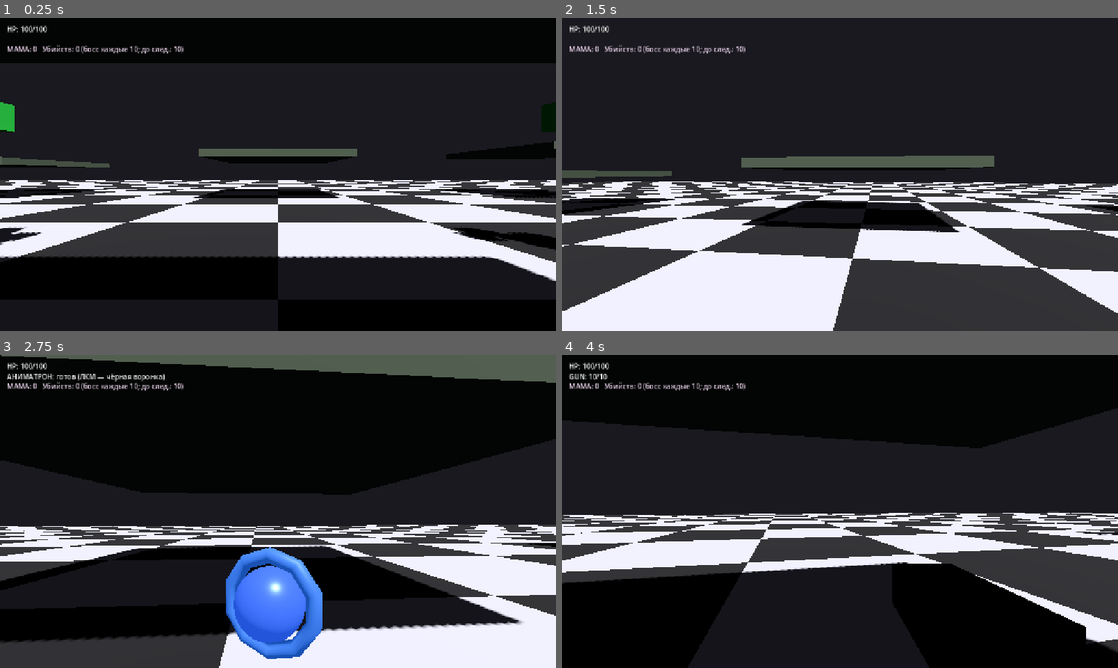
Above: before the commit, frames 1-4 (two rows, left to right).
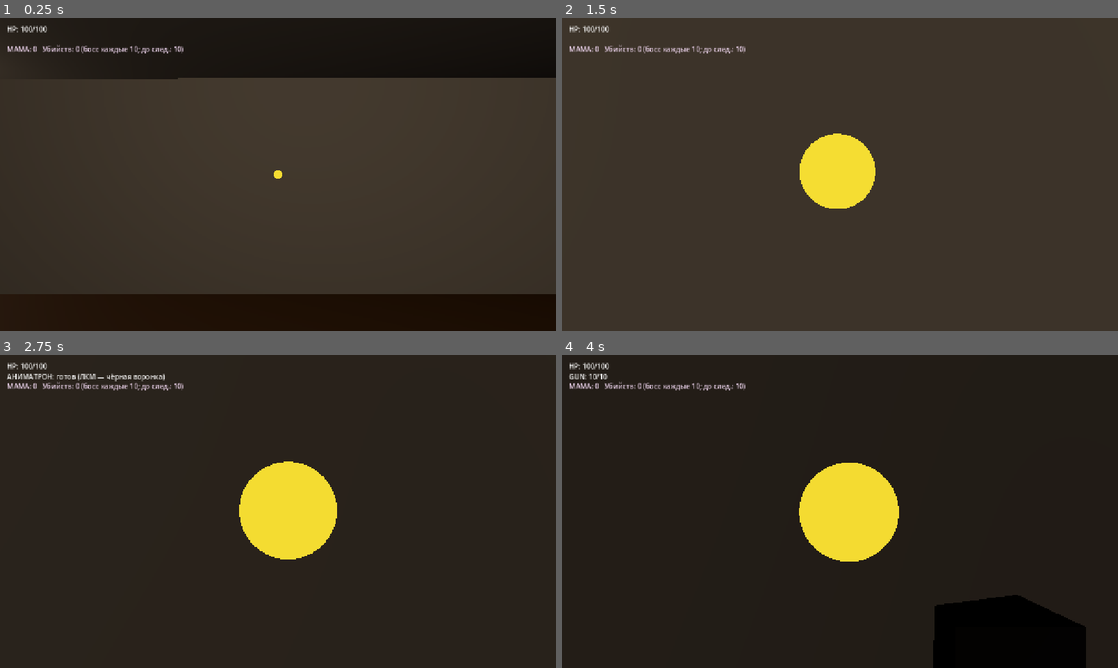
Above: after the commit, the same moments.

Repository: radomirsky/190K-G.O.P
Game: Godot game, scene res://main.tscn
Two runs of this game, one before a commit and one after it. Both use one fixed random seed, a clock stepped at 60 frames per second and the inputs below.
Inputs (mouse positions are in pixels of both pictures, inside the frame that each line leads up to):
- Up to frame 1 (0.25 s): no input
- Up to frame 2 (1.5 s): tap Enter at 0.5 s; move the mouse to (867, 174) at 0.52 s; hold W from 0.53 s (still down); tap E at 0.6 s; click (867, 174) at 0.67 s; tap Space at 0.77 s; move the mouse to (812, 174) at 1.27 s; tap Shift at 1.35 s
- Up to frame 3 (2.75 s): keep holding W; tap Space at 1.52 s; move the mouse to (289, 505) at 2.02 s; tap 1 at 2.1 s
- Up to frame 4 (4 s): keep holding W; move the mouse to (834, 517) at 2.77 s; tap 2 at 2.85 s; click (834, 517) at 2.92 s; tap Space at 3.02, 3.77 s; move the mouse to (878, 514) at 3.52 s; tap 3 at 3.6 s

The runs differ from the first frame. In frame 1, 69% of the frame differs, in the area x 0-100%, y 0-100%; in frame 2, 77%; in frame 3, 78%; in frame 4, 60%.

Commit message:
Особняк: генерация уровня, грузовик, спавн врагов в интерьере
Made-with: Cursor

Diff:
--- a/enemy.gd
+++ b/enemy.gd
@@ -524,6 +524,14 @@
 	_take_hit(damage)
 
 
+func take_truck_hit(damage: int) -> void:
+	if _dead:
+		return
+	if damage < 1:
+		damage = 1
+	_take_hit(damage)
+
+
 func _take_hit(amount: int = 1) -> void:
 	if _dead:
 		return
--- a/enemy_spawner.gd
+++ b/enemy_spawner.gd
@@ -6,8 +6,8 @@
 @export var spawn_every_sec: float = 1.25
 @export var max_alive: int = 12
 
-@export var spawn_radius_min: float = 10.0
-@export var spawn_radius_max: float = 18.0
+@export var spawn_radius_min: float = 4.0
+@export var spawn_radius_max: float = 12.0
 @export var spawn_height: float = 1.25
 @export var snap_floor_ray_up: float = 10.0
 @export var snap_floor_ray_down: float = 50.0
@@ -48,7 +48,7 @@
 	flat.y = 0.0
 	if flat.length_squared() < 0.001:
 		flat = Vector3(0.0, 0.0, -1.0)
-	flat = flat.normalized() * 16.0
+	flat = flat.normalized() * 11.0
 	var want := _player.global_position + flat + Vector3(0.0, spawn_height, 0.0)
 	var base := _snap_to_floor(want)
 	b.global_position = base + Vector3.UP * spawn_height
--- a/main.tscn
+++ b/main.tscn
@@ -1,29 +1,16 @@
-[gd_scene load_steps=15 format=3 uid="uid://cfmf2gvwovbox"]
+[gd_scene load_steps=12 format=3 uid="uid://cfmf2gvwovbox"]
 
 [ext_resource type="Script" uid="uid://ccxh1c7bxjs0h" path="res://player.gd" id="1_player"]
-[ext_resource type="Shader" path="res://floor_checker.gdshader" id="2_floor_shader"]
 [ext_resource type="Script" path="res://throwable_break.gd" id="3_throw_break"]
-[ext_resource type="PackedScene" path="res://enemy.tscn" id="4_enemy"]
+[ext_resource type="PackedScene" uid="uid://d0o6y1j1nauqa" path="res://enemy.tscn" id="4_enemy"]
 [ext_resource type="Script" path="res://enemy_spawner.gd" id="5_enemy_spawner"]
-[ext_resource type="PackedScene" path="res://world_shop.tscn" id="6_world_shop"]
+[ext_resource type="PackedScene" uid="uid://c8worldshop01" path="res://world_shop.tscn" id="6_world_shop"]
+[ext_resource type="Script" path="res://mansion_builder.gd" id="7_mansion"]
+[ext_resource type="PackedScene" uid="uid://dq8mansiontruck01" path="res://truck.tscn" id="8_truck"]
 
 [sub_resource type="Environment" id="Environment_main"]
 background_mode = 1
-background_color = Color(0.1, 0.1, 0.12, 1)
-
-[sub_resource type="BoxMesh" id="BoxMesh_floor"]
-size = Vector3(120, 0.25, 120)
-
-[sub_resource type="ShaderMaterial" id="ShaderMaterial_floor"]
-render_priority = 0
-shader = ExtResource("2_floor_shader")
-shader_parameter/cell_size = 4.0
-shader_parameter/color_dark = Color(0.14, 0.14, 0.16, 1)
-shader_parameter/color_light = Color(0.86, 0.86, 0.9, 1)
-shader_parameter/roughness = 0.92
-
-[sub_resource type="BoxShape3D" id="BoxShape3D_floor"]
-size = Vector3(120, 0.25, 120)
+background_color = Color(0.06, 0.055, 0.07, 1)
 
 [sub_resource type="BoxMesh" id="BoxMesh_cube"]
 
@@ -36,144 +23,30 @@
 radius = 0.35
 height = 1.05
 
-[sub_resource type="BoxMesh" id="BoxMesh_platform"]
-size = Vector3(8, 0.35, 8)
+[node name="Main" type="Node3D"]
 
-[sub_resource type="BoxShape3D" id="BoxShape3D_platform"]
-size = Vector3(8, 0.35, 8)
-
-[sub_resource type="StandardMaterial3D" id="StandardMaterial3D_platform"]
-albedo_color = Color(0.4, 0.46, 0.38, 1)
-
-[node name="Main" type="Node3D" unique_id=1291999323]
-
-[node name="WorldEnvironment" type="WorldEnvironment" parent="." unique_id=1258990413]
+[node name="WorldEnvironment" type="WorldEnvironment" parent="."]
 environment = SubResource("Environment_main")
 
-[node name="DirectionalLight3D" type="DirectionalLight3D" parent="." unique_id=657235490]
-transform = Transform3D(0.866025, -0.433013, 0.25, 0, 0.5, 0.866025, -0.5, -0.75, 0.433013, 2, 6, 3)
-light_energy = 1.15
+[node name="DirectionalLight3D" type="DirectionalLight3D" parent="."]
+transform = Transform3D(0.866025, -0.433013, 0.25, 0, 0.5, 0.866025, -0.5, -0.75, 0.433013, 4, 11, 8)
+light_energy = 1.05
 shadow_enabled = true
 
-[node name="FillLight" type="OmniLight3D" parent="." unique_id=492640163]
-transform = Transform3D(1, 0, 0, 0, 1, 0, 0, 0, 1, -2.5, 2.5, 2)
-light_color = Color(0.85, 0.9, 1, 1)
-light_energy = 0.35
+[node name="Mansion" type="Node3D" parent="."]
+script = ExtResource("7_mansion")
 
-[node name="Floor" type="StaticBody3D" parent="." unique_id=946922387]
-transform = Transform3D(1, 0, 0, 0, 1, 0, 0, 0, 1, 0, -0.125, 0)
-
-[node name="MeshInstance3D" type="MeshInstance3D" parent="Floor" unique_id=917887440]
-mesh = SubResource("BoxMesh_floor")
-surface_material_override/0 = SubResource("ShaderMaterial_floor")
-
-[node name="CollisionShape3D" type="CollisionShape3D" parent="Floor" unique_id=887709493]
-shape = SubResource("BoxShape3D_floor")
-
-[node name="Platforms" type="Node3D" parent="."]
-
-[node name="Platform1" type="StaticBody3D" parent="Platforms"]
-transform = Transform3D(1, 0, 0, 0, 1, 0, 0, 0, 1, -18, 1.975, -18)
-
-[node name="MeshInstance3D" type="MeshInstance3D" parent="Platforms/Platform1"]
-mesh = SubResource("BoxMesh_platform")
-surface_material_override/0 = SubResource("StandardMaterial3D_platform")
-
-[node name="CollisionShape3D" type="CollisionShape3D" parent="Platforms/Platform1"]
-shape = SubResource("BoxShape3D_platform")
-
-[node name="Platform2" type="StaticBody3D" parent="Platforms"]
-transform = Transform3D(1, 0, 0, 0, 1, 0, 0, 0, 1, 0, 2.375, -18)
-
-[node name="MeshInstance3D" type="MeshInstance3D" parent="Platforms/Platform2"]
-mesh = SubResource("BoxMesh_platform")
-surface_material_override/0 = SubResource("StandardMaterial3D_platform")
-
-[node name="CollisionShape3D" type="CollisionShape3D" parent="Platforms/Platform2"]
-shape = SubResource("BoxShape3D_platform")
-
-[node name="Platform3" type="StaticBody3D" parent="Platforms"]
-transform = Transform3D(1, 0, 0, 0, 1, 0, 0, 0, 1, 18, 2.775, -18)
-
-[node name="MeshInstance3D" type="MeshInstance3D" parent="Platforms/Platform3"]
-mesh = SubResource("BoxMesh_platform")
-surface_material_override/0 = SubResource("StandardMaterial3D_platform")
-
-[node name="CollisionShape3D" type="CollisionShape3D" parent="Platforms/Platform3"]
-shape = SubResource("BoxShape3D_platform")
-
-[node name="Platform4" type="StaticBody3D" parent="Platforms"]
-transform = Transform3D(1, 0, 0, 0, 1, 0, 0, 0, 1, -18, 3.175, 0)
-
-[node name="MeshInstance3D" type="MeshInstance3D" parent="Platforms/Platform4"]
-mesh = SubResource("BoxMesh_platform")
-surface_material_override/0 = SubResource("StandardMaterial3D_platform")
-
-[node name="CollisionShape3D" type="CollisionShape3D" parent="Platforms/Platform4"]
-shape = SubResource("BoxShape3D_platform")
-
-[node name="Platform5" type="StaticBody3D" parent="Platforms"]
-transform = Transform3D(1, 0, 0, 0, 1, 0, 0, 0, 1, 0, 2.575, 0)
-
-[node name="MeshInstance3D" type="MeshInstance3D" parent="Platforms/Platform5"]
-mesh = SubResource("BoxMesh_platform")
-surface_material_override/0 = SubResource("StandardMaterial3D_platform")
-
-[node name="CollisionShape3D" type="CollisionShape3D" parent="Platforms/Platform5"]
-shape = SubResource("BoxShape3D_platform")
-
-[node name="Platform6" type="StaticBody3D" parent="Platforms"]
-transform = Transform3D(1, 0, 0, 0, 1, 0, 0, 0, 1, 18, 3.375, 0)
-
-[node name="MeshInstance3D" type="MeshInstance3D" parent="Platforms/Platform6"]
-mesh = SubResource("BoxMesh_platform")
-surface_material_override/0 = SubResource("StandardMaterial3D_platform")
-
-[node name="CollisionShape3D" type="CollisionShape3D" parent="Platforms/Platform6"]
-shape = SubResource("BoxShape3D_platform")
-
-[node name="Platform7" type="StaticBody3D" parent="Platforms"]
-transform = Transform3D(1, 0, 0, 0, 1, 0, 0, 0, 1, -18, 1.775, 18)
-
-[node name="MeshInstance3D" type="MeshInstance3D" parent="Platforms/Platform7"]
-mesh = SubResource("BoxMesh_platform")
-surface_material_override/0 = SubResource("StandardMaterial3D_platform")
-
-[node name="CollisionShape3D" type="CollisionShape3D" parent="Platforms/Platform7"]
-shape = SubResource("BoxShape3D_platform")
-
-[node name="Platform8" type="StaticBody3D" parent="Platforms"]
-transform = Transform3D(1, 0, 0, 0, 1, 0, 0, 0, 1, 0, 2.975, 18)
-
-[node name="MeshInstance3D" type="MeshInstance3D" parent="Platforms/Platform8"]
-mesh = SubResource("BoxMesh_platform")
-surface_material_override/0 = SubResource("StandardMaterial3D_platform")
-
-[node name="CollisionShape3D" type="CollisionShape3D" parent="Platforms/Platform8"]
-shape = SubResource("BoxShape3D_platform")
-
-[node name="Platform9" type="StaticBody3D" parent="Platforms"]
-transform = Transform3D(1, 0, 0, 0, 1, 0, 0, 0, 1, 18, 3.575, 18)
-
-[node name="MeshInstance3D" type="MeshInstance3D" parent="Platforms/Platform9"]
-mesh = SubResource("BoxMesh_platform")
-surface_material_override/0 = SubResource("StandardMaterial3D_platform")
-
-[node name="CollisionShape3D" type="CollisionShape3D" parent="Platforms/Platform9"]
-shape = SubResource("BoxShape3D_platform")
-
-[node name="Cube" type="RigidBody3D" parent="." unique_id=1848117914 groups=["throwable"]]
-transform = Transform3D(1, 0, 0, 0, 1, 0, 0, 0, 1, 0, 0.5, 1.5)
+[node name="Cube" type="RigidBody3D" parent="." groups=["throwable"]]
+transform = Transform3D(1, 0, 0, 0, 1, 0, 0, 0, 1, 10, 0.55, -7)
 mass = 0.85
 continuous_cd = true
 script = ExtResource("3_throw_break")
 
-[node name="MeshInstance3D" type="MeshInstance3D" parent="Cube" unique_id=376096829]
-transform = Transform3D(0.9999069, -0.006378199, -0.012063327, 0.006303191, 0.99996066, -0.0062472513, 0.012102689, 0.006170652, 0.99990773, 0, 0, 0)
+[node name="MeshInstance3D" type="MeshInstance3D" parent="Cube"]
 mesh = SubResource("BoxMesh_cube")
 surface_material_override/0 = SubResource("StandardMaterial3D_cube")
 
-[node name="CollisionShape3D" type="CollisionShape3D" parent="Cube" unique_id=499372881]
+[node name="CollisionShape3D" type="CollisionShape3D" parent="Cube"]
 shape = SubResource("BoxShape3D_cube")
 
 [node name="BrickLabel" type="Label3D" parent="Cube"]
@@ -185,37 +58,40 @@
 outline_modulate = Color(0.04, 0.05, 0.1, 0.92)
 modulate = Color(1, 0.93, 0.76, 1)
 
-[node name="Player" type="CharacterBody3D" parent="." unique_id=2126005513]
-transform = Transform3D(1, 0, 0, 0, 1, 0, 0, 0, 1, 0, 0.05, -1.5)
+[node name="Truck" parent="." instance=ExtResource("8_truck")]
+transform = Transform3D(-1, 0, -8.74228e-08, 0, 1, 0, 8.74228e-08, 0, -1, 0, 0.85, 11)
+
+[node name="Player" type="CharacterBody3D" parent="."]
+transform = Transform3D(1, 0, 0, 0, 1, 0, 0, 0, 1, 0, 0.55, -2)
 floor_snap_length = 0.12
 script = ExtResource("1_player")
 
-[node name="CollisionShape3D" type="CollisionShape3D" parent="Player" unique_id=759851440]
+[node name="CollisionShape3D" type="CollisionShape3D" parent="Player"]
 transform = Transform3D(1, 0, 0, 0, 1, 0, 0, 0, 1, 0, 0.875, 0)
 shape = SubResource("CapsuleShape3D_player")
 
-[node name="CameraPivot" type="Node3D" parent="Player" unique_id=1343884259]
+[node name="CameraPivot" type="Node3D" parent="Player"]
 transform = Transform3D(1, 0, 0, 0, 1, 0, 0, 0, 1, 0, 1.55, 0)
 
-[node name="Camera3D" type="Camera3D" parent="Player/CameraPivot" unique_id=1586870403]
+[node name="Camera3D" type="Camera3D" parent="Player/CameraPivot"]
 current = true
 fov = 65.0
 
-[node name="HoldPoint" type="Node3D" parent="Player/CameraPivot/Camera3D" unique_id=910191797]
+[node name="HoldPoint" type="Node3D" parent="Player/CameraPivot/Camera3D"]
 transform = Transform3D(1, 0, 0, 0, 1, 0, 0, 0, 1, 0, -0.12, -1.05)
 
 [node name="Enemies" type="Node3D" parent="."]
 
 [node name="Enemy1" parent="Enemies" instance=ExtResource("4_enemy")]
-transform = Transform3D(1, 0, 0, 0, 1, 0, 0, 0, 1, -6, 0.6, -6)
+transform = Transform3D(1, 0, 0, 0, 1, 0, 0, 0, 1, -10, 0.6, -8)
 player_path = NodePath("../../Player")
 
 [node name="Enemy2" parent="Enemies" instance=ExtResource("4_enemy")]
-transform = Transform3D(1, 0, 0, 0, 1, 0, 0, 0, 1, 6, 0.6, -6)
+transform = Transform3D(1, 0, 0, 0, 1, 0, 0, 0, 1, 9, 0.6, 4)
 player_path = NodePath("../../Player")
 
 [node name="Enemy3" parent="Enemies" instance=ExtResource("4_enemy")]
-transform = Transform3D(1, 0, 0, 0, 1, 0, 0, 0, 1, 0, 0.6, 10)
+transform = Transform3D(1, 0, 0, 0, 1, 0, 0, 0, 1, -4, 0.6, 7)
 player_path = NodePath("../../Player")
 
 [node name="EnemySpawner" type="Node3D" parent="."]
@@ -223,4 +99,4 @@
 player_path = NodePath("../Player")
 
 [node name="WorldShop" parent="." instance=ExtResource("6_world_shop")]
-transform = Transform3D(-0.70710677, 0, -0.70710677, 0, 1, 0, 0.70710677, 0, -0.70710677, 58, 0.575, 58)
+transform = Transform3D(-0.70710677, 0, -0.70710677, 0, 1, 0, 0.70710677, 0, -0.70710677, 16, 0.05, 12)
--- /dev/null
+++ b/mansion_builder.gd
@@ -0,0 +1,163 @@
+extends Node3D
+## Строит пол, внешние стены и внутренние перегородки особняка (часть ломается от грузовика).
+
+@export var floor_half_x: float = 20.0
+@export var floor_half_z: float = 15.0
+@export var wall_height: float = 4.2
+@export var wall_thick: float = 0.45
+@export var inner_wall_mass: float = 95.0
+
+
+func _ready() -> void:
+	_build_floor()
+	_build_outer_shell()
+	_build_inner_rigid_walls()
+	_build_ceiling()
+	_add_interior_lights()
+
+
+func _wood_floor_mat() -> StandardMaterial3D:
+	var m := StandardMaterial3D.new()
+	m.albedo_color = Color(0.42, 0.28, 0.16, 1.0)
+	m.roughness = 0.72
+	m.metallic = 0.02
+	return m
+
+
+func _wall_mat() -> StandardMaterial3D:
+	var m := StandardMaterial3D.new()
+	m.albedo_color = Color(0.88, 0.84, 0.78, 1.0)
+	m.roughness = 0.88
+	return m
+
+
+func _build_floor() -> void:
+	var body := StaticBody3D.new()
+	body.name = "MansionFloor"
+	add_child(body)
+	var mi := MeshInstance3D.new()
+	var mesh := BoxMesh.new()
+	mesh.size = Vector3(floor_half_x * 2.0, 0.22, floor_half_z * 2.0)
+	mi.mesh = mesh
+	mi.set_surface_override_material(0, _wood_floor_mat())
+	body.add_child(mi)
+	var sh := CollisionShape3D.new()
+	var box := BoxShape3D.new()
+	box.size = mesh.size
+	sh.shape = box
+	sh.position = Vector3.ZERO
+	body.add_child(sh)
+	body.position = Vector3(0.0, -0.11, 0.0)
+
+
+func _add_static_wall(name: String, pos: Vector3, size: Vector3) -> void:
+	var body := StaticBody3D.new()
+	body.name = name
+	add_child(body)
+	body.position = pos
+	var mi := MeshInstance3D.new()
+	var mesh := BoxMesh.new()
+	mesh.size = size
+	mi.mesh = mesh
+	mi.set_surface_override_material(0, _wall_mat())
+	body.add_child(mi)
+	var sh := CollisionShape3D.new()
+	var box := BoxShape3D.new()
+	box.size = size
+	sh.shape = box
+	body.add_child(sh)
+
+
+func _build_outer_shell() -> void:
+	var hx := floor_half_x
+	var hz := floor_half_z
+	var h := wall_height
+	var t := wall_thick
+	var y := h * 0.5
+	# Север / юг (с проёмом на юге для заезда грузовика)
+	_add_static_wall("WallNorth", Vector3(0.0, y, -hz - t * 0.5), Vector3(hx * 2.0 + t * 2.0, h, t))
+	var gap := 7.0
+	var south_w := (hx * 2.0 - gap) * 0.5
+	_add_static_wall(
+		"WallSouthLeft",
+		Vector3(-hx + south_w * 0.5 - gap * 0.25, y, hz + t * 0.5),
+		Vector3(south_w, h, t)
+	)
+	_add_static_wall(
+		"WallSouthRight",
+		Vector3(hx - south_w * 0.5 + gap * 0.25, y, hz + t * 0.5),
+		Vector3(south_w, h, t)
+	)
+	# Восток / запад
+	_add_static_wall("WallEast", Vector3(hx + t * 0.5, y, 0.0), Vector3(t, h, hz * 2.0 + t * 2.0))
+	_add_static_wall("WallWest", Vector3(-hx - t * 0.5, y, 0.0), Vector3(t, h, hz * 2.0 + t * 2.0))
+
+
+func _add_rigid_partition(name: String, pos: Vector3, size: Vector3) -> void:
+	var rb := RigidBody3D.new()
+	rb.name = name
+	rb.mass = inner_wall_mass
+	rb.continuous_cd = true
+	rb.linear_damp = 3.5
+	rb.angular_damp = 2.8
+	rb.gravity_scale = 1.0
+	rb.add_to_group("mansion_wall")
+	add_child(rb)
+	rb.position = pos + Vector3(0.0, size.y * 0.5, 0.0)
+	var mi := MeshInstance3D.new()
+	var mesh := BoxMesh.new()
+	mesh.size = size
+	mi.mesh = mesh
+	var wm := _wall_mat()
+	wm.albedo_color = Color(0.72, 0.68, 0.62, 1.0)
+	mi.set_surface_override_material(0, wm)
+	rb.add_child(mi)
+	var sh := CollisionShape3D.new()
+	var box := BoxShape3D.new()
+	box.size = size
+	sh.shape = box
+	rb.add_child(sh)
+
+
+func _build_inner_rigid_walls() -> void:
+	var h := 3.2
+	var t := 0.28
+	# Коридор вдоль X
+	_add_rigid_partition("InnerA", Vector3(-6.0, 0.0, 0.0), Vector3(t, h, 12.0))
+	_add_rigid_partition("InnerB", Vector3(6.0, 0.0, 0.0), Vector3(t, h, 12.0))
+	_add_rigid_partition("InnerC", Vector3(0.0, 0.0, -5.0), Vector3(22.0, h, t))
+	_add_rigid_partition("InnerD", Vector3(0.0, 0.0, 6.5), Vector3(16.0, h, t))
+	# Колонны / шкафы
+	_add_rigid_partition("InnerE", Vector3(-12.0, 0.0, -8.0), Vector3(2.2, h * 0.85, 2.2))
+	_add_rigid_partition("InnerF", Vector3(11.0, 0.0, 7.0), Vector3(2.2, h * 0.85, 2.2))
+
+
+func _build_ceiling() -> void:
+	var body := StaticBody3D.new()
+	body.name = "Ceiling"
+	add_child(body)
+	var mi := MeshInstance3D.new()
+	var mesh := BoxMesh.new()
+	mesh.size = Vector3(floor_half_x * 2.0 + wall_thick * 2.0, 0.2, floor_half_z * 2.0 + wall_thick * 2.0)
+	mi.mesh = mesh
+	var m := StandardMaterial3D.new()
+	m.albedo_color = Color(0.55, 0.52, 0.48, 1.0)
+	m.roughness = 0.9
+	mi.set_surface_override_material(0, m)
+	body.add_child(mi)
+	var sh := CollisionShape3D.new()
+	var box := BoxShape3D.new()
+	box.size = mesh.size
+	sh.shape = box
+	body.add_child(sh)
+	body.position = Vector3(0.0, wall_height + 0.15, 0.0)
+
+
+func _add_interior_lights() -> void:
+	for p in [Vector3(-8, 3.2, -6), Vector3(8, 3.2, 6), Vector3(0, 3.2, 0), Vector3(-10, 3.2, 8)]:
+		var omni := OmniLight3D.new()
+		omni.light_energy = 0.55
+		omni.omni_range = 18.0
+		omni.light_color = Color(1.0, 0.92, 0.82, 1.0)
+		omni.position = p
+		add_child(omni)
--- /dev/null
+++ b/truck.gd
@@ -0,0 +1,63 @@
+extends RigidBody3D
+## Тяжёлый грузовик: давит врагов, сносит внутренние стены особняка.
+
+@export var engine_force: float = 9200.0
+@export var steer_speed: float = 0.55
+@export var enemy_damage_from_speed_mul: float = 4.5
+@export var enemy_damage_min: int = 6
+@export var enemy_damage_max: int = 80
+@export var wall_impulse_mul: float = 0.22
+@export var hit_cooldown_sec: float = 0.35
+
+var _hit_cd: Dictionary = {}  # instance_id -> seconds left
+
+
+func _ready() -> void:
+	body_shape_entered.connect(_on_body_shape_entered)
+	gravity_scale = 1.0
+	linear_damp = 0.15
+	angular_damp = 0.8
+
+
+func _physics_process(delta: float) -> void:
+	_hit_cd_cleanup(delta)
+	# Едет вперёд и плавно «рулит», чтобы не застревать в коридорах.
+	apply_central_force(-global_transform.basis.z * engine_force)
+	rotate_y(steer_speed * delta * sin(Time.get_ticks_msec() * 0.0007))
+
+
+func _hit_cd_cleanup(delta: float) -> void:
+	var rm: Array = []
+	for k in _hit_cd.keys():
+		_hit_cd[k] = float(_hit_cd[k]) - delta
+		if float(_hit_cd[k]) <= 0.0:
+			rm.append(k)
+	for id in rm:
+		_hit_cd.erase(id)
+
+
+func _on_body_shape_entered(_body_rid: RID, body: Node, _body_shape: int, _local_shape: int) -> void:
+	if body == null or not is_instance_valid(body):
+		return
+	var spd := linear_velocity.length()
+	if body is CharacterBody3D and body.is_in_group("enemy"):
+		if spd < 1.2:
+			return
+		var id := body.get_instance_id()
+		if _hit_cd.get(id, 0.0) > 0.0:
+			return
+		_hit_cd[id] = hit_cooldown_sec
+		var dmg := clampi(int(spd * enemy_damage_from_speed_mul), enemy_damage_min, enemy_damage_max)
+		if body.has_method("take_truck_hit"):
+			body.call("take_truck_hit", dmg)
+		return
+	if body is RigidBody3D and body.is_in_group("mansion_wall"):
+		if spd < 2.0:
+			return
+		var id2 := body.get_instance_id()
+		if _hit_cd.get(id2, 0.0) > 0.0:
+			return
+		_hit_cd[id2] = hit_cooldown_sec * 0.65
+		var push := linear_velocity.normalized() * spd * mass * wall_impulse_mul
+		body.apply_central_impulse(push)
+		body.apply_torque_impulse(Vector3(randf_range(-1.0, 1.0), randf_range(-0.5, 0.5), randf_range(-1.0, 1.0)) * spd * 0.08)
--- /dev/null
+++ b/truck.tscn
@@ -0,0 +1,45 @@
+[gd_scene load_steps=6 format=3 uid="uid://dq8mansiontruck01"]
+
+[ext_resource type="Script" path="res://truck.gd" id="1_truck"]
+
+[sub_resource type="BoxMesh" id="BoxMesh_cab"]
+size = Vector3(2.15, 1.45, 2.35)
+
+[sub_resource type="BoxMesh" id="BoxMesh_trailer"]
+size = Vector3(2.05, 1.55, 3.35)
+
+[sub_resource type="BoxShape3D" id="BoxShape3D_truck"]
+size = Vector3(2.2, 1.5, 5.85)
+
+[sub_resource type="StandardMaterial3D" id="MatCab"]
+albedo_color = Color(0.75, 0.12, 0.1, 1)
+metallic = 0.35
+roughness = 0.45
+
+[sub_resource type="StandardMaterial3D" id="MatTrailer"]
+albedo_color = Color(0.18, 0.2, 0.22, 1)
+metallic = 0.15
+roughness = 0.65
+
+[node name="Truck" type="RigidBody3D"]
+collision_layer = 1
+collision_mask = 1
+mass = 900.0
+continuous_cd = true
+contact_monitor = true
+max_contacts_reported = 16
+script = ExtResource("1_truck")
+
+[node name="Cab" type="MeshInstance3D" parent="."]
+transform = Transform3D(1, 0, 0, 0, 1, 0, 0, 0, 1, 0, 0.2, 1.35)
+mesh = SubResource("BoxMesh_cab")
+surface_material_override/0 = SubResource("MatCab")
+
+[node name="Trailer" type="MeshInstance3D" parent="."]
+transform = Transform3D(1, 0, 0, 0, 1, 0, 0, 0, 1, 0, 0.15, -1.35)
+mesh = SubResource("BoxMesh_trailer")
+surface_material_override/0 = SubResource("MatTrailer")
+
+[node name="CollisionShape3D" type="CollisionShape3D" parent="."]
+transform = Transform3D(1, 0, 0, 0, 1, 0, 0, 0, 1, 0, 0.25, 0)
+shape = SubResource("BoxShape3D_truck")
